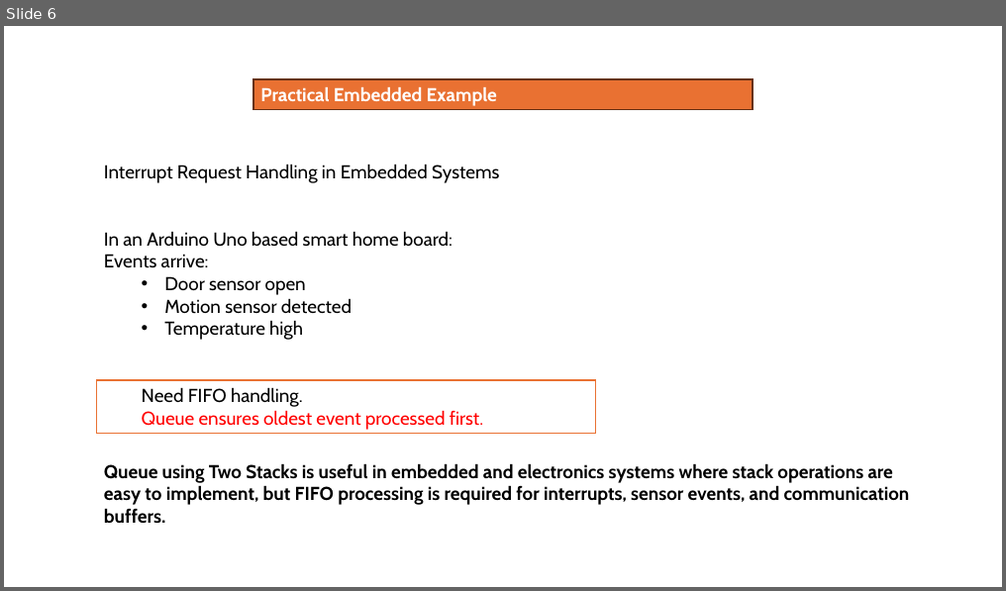
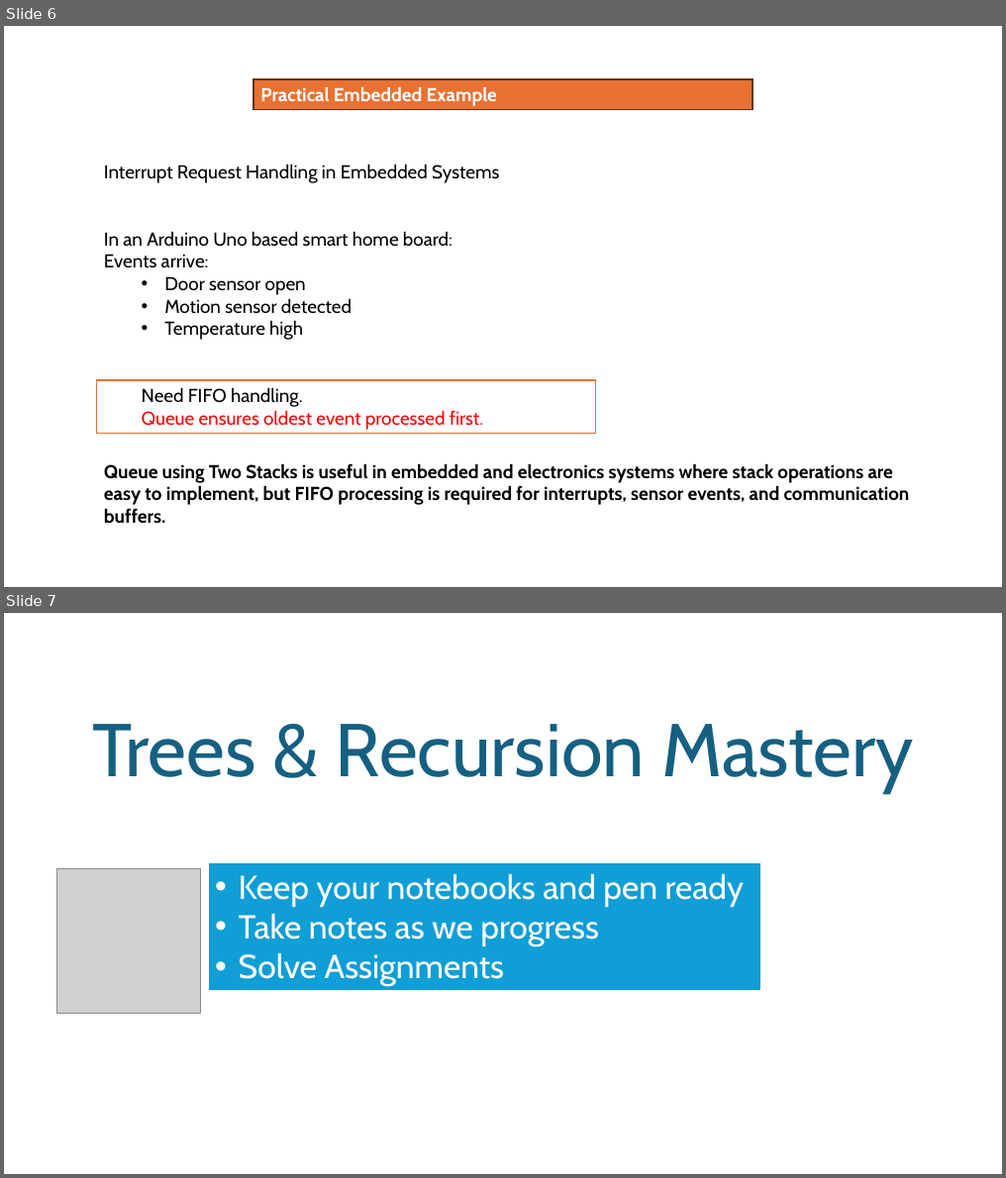
Before and after one commit to uttamds/Genesis, a slide deck: VMIT/PYTHON/Day 5 VMIT.pptx. Shown one above the other, each under a label of ours: slide 6 before the commit, slides 6 and 7 after it. The pictures are 1006x591 and 1006x1178 pixels, drawn with LibreOffice and Linux fonts; fonts in the diff are those of the drawing; grey boxes stand for pictures. Boxes give left, top, right and bottom in pixels: in the first picture for what was removed or moved away, otherwise in the second. Text is boxed around its words. In the diff, an @@ line names an element or a change of style, - is before the commit and + after.

```diff
--- a/VMIT/PYTHON/Day 5 VMIT.pptx
+++ b/VMIT/PYTHON/Day 5 VMIT.pptx
@@ slide 7 added at [4,613,1002,1174], background #FFFFFF @@
@@ text added at [92,724,914,792], 72 pt, text #156082 @@
+Trees & Recursion Mastery
@@ picture added at [56,869,201,1014] @@
@@ rectangle added at [208,862,761,991], fill #0F9ED5, outline #FFFFFF 2 pt, 32 pt, text #FFFFFF @@
+• Keep your notebooks and pen ready
+• Take notes as we progress
+• Solve Assignments
```
Also in this commit, not shown: 16 other slides added, 1 slide removed.
